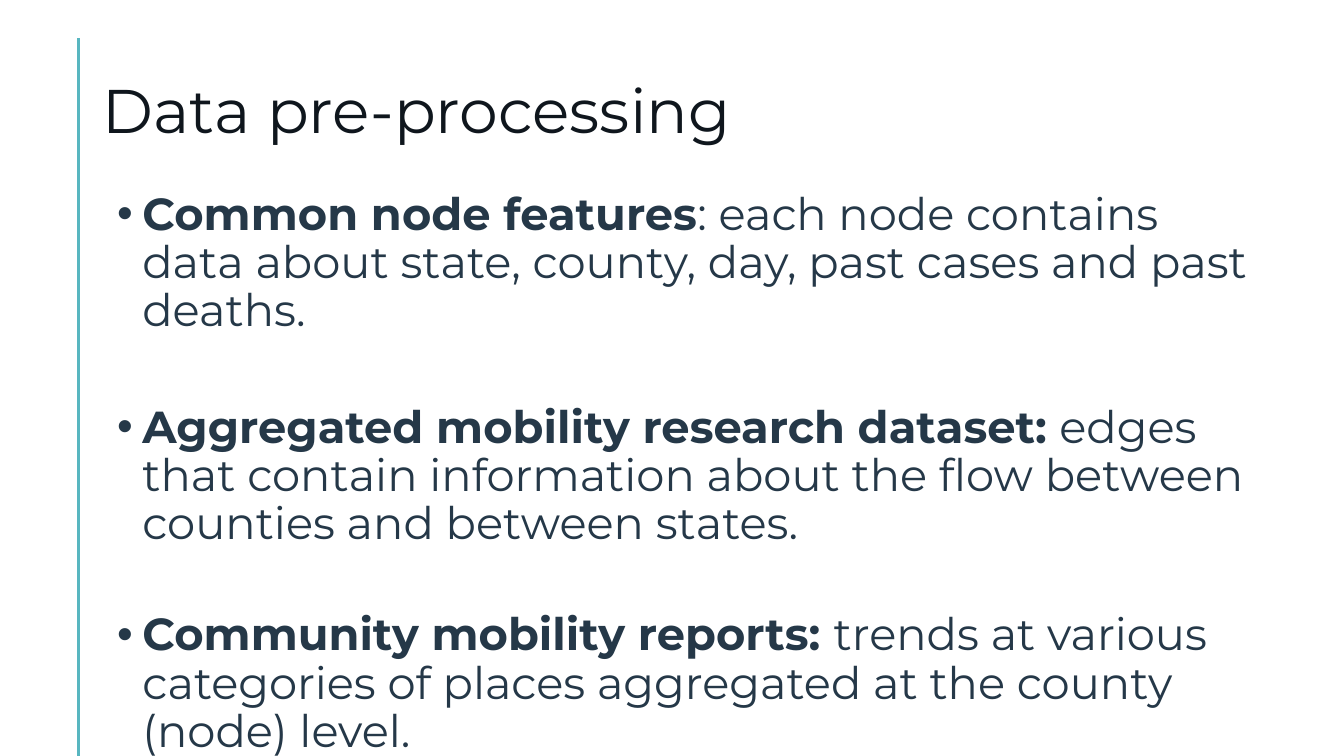
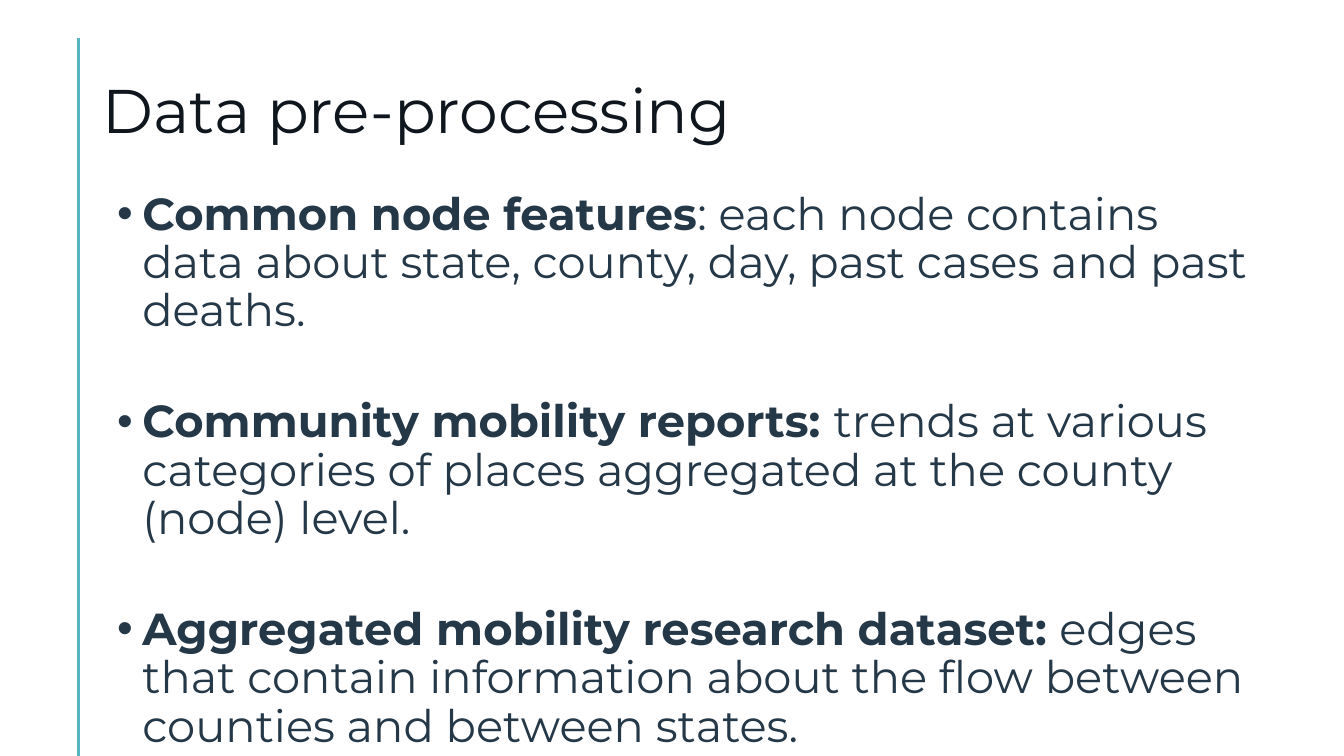
Before and after one commit to raffaeleb92/Presentation_GNN_COVID-19_Forecasting, a slide deck: slide 10 of 2021-Raffaele_Francesco_Barbagallo-COVID_19_Forecasting_GNN.pptx. Drawn at 1344x756 pixels with LibreOffice and Linux fonts; fonts in the diff are those of the drawing; background and template pictures are left out. Boxes give left, top, right and bottom in pixels: in the first picture for what was removed or moved away, otherwise in the second. Text is boxed around its words. In the diff, an @@ line names an element or a change of style, - is before the commit and + after.

Commit message:
I like to make corrections

```diff
--- a/2021-Raffaele_Francesco_Barbagallo-COVID_19_Forecasting_GNN.pptx
+++ b/2021-Raffaele_Francesco_Barbagallo-COVID_19_Forecasting_GNN.pptx
@@ text at (x1=142, y1=401, x2=1207, y2=543): paragraph added @@
+• Community mobility reports: trends at various categories of places aggregated at the county (node) level.
@@ text at (x1=142, y1=614, x2=1207, y2=756): paragraph removed @@
-• Community mobility reports: trends at various categories of places aggregated at the county (node) level.
```
